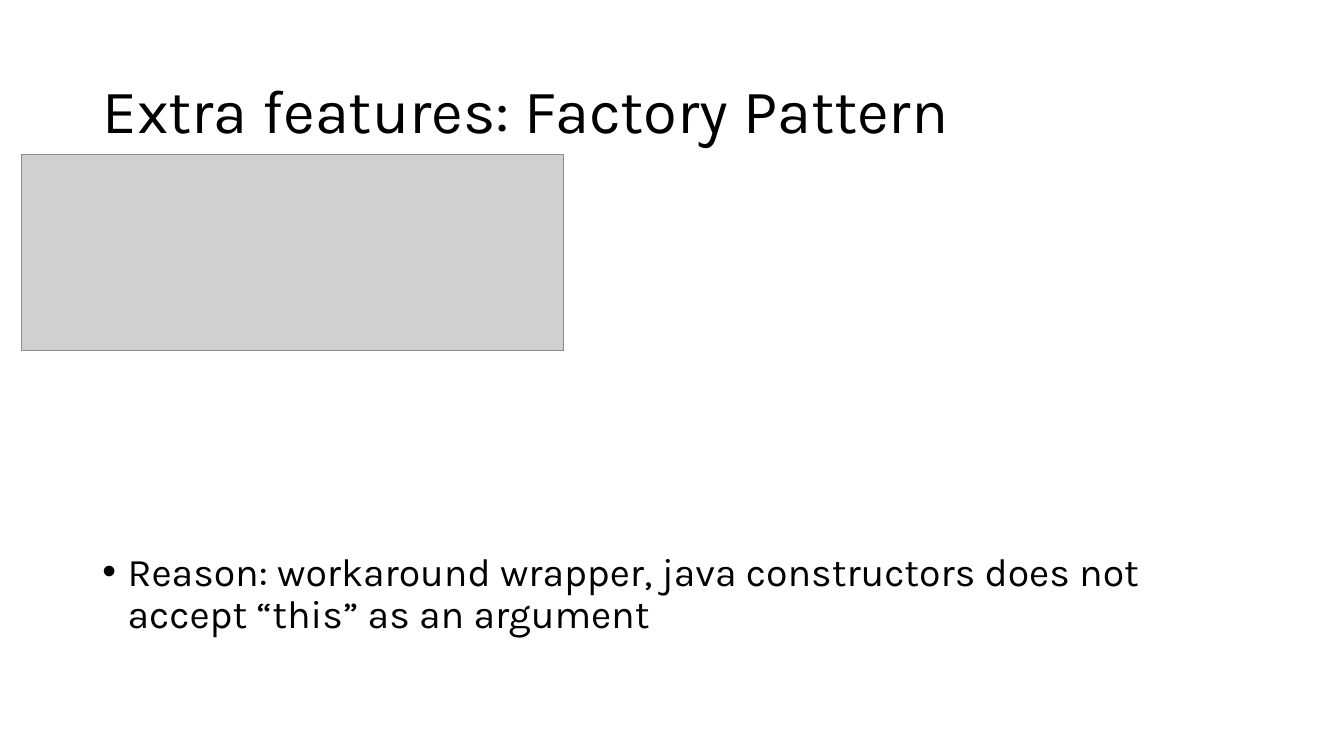
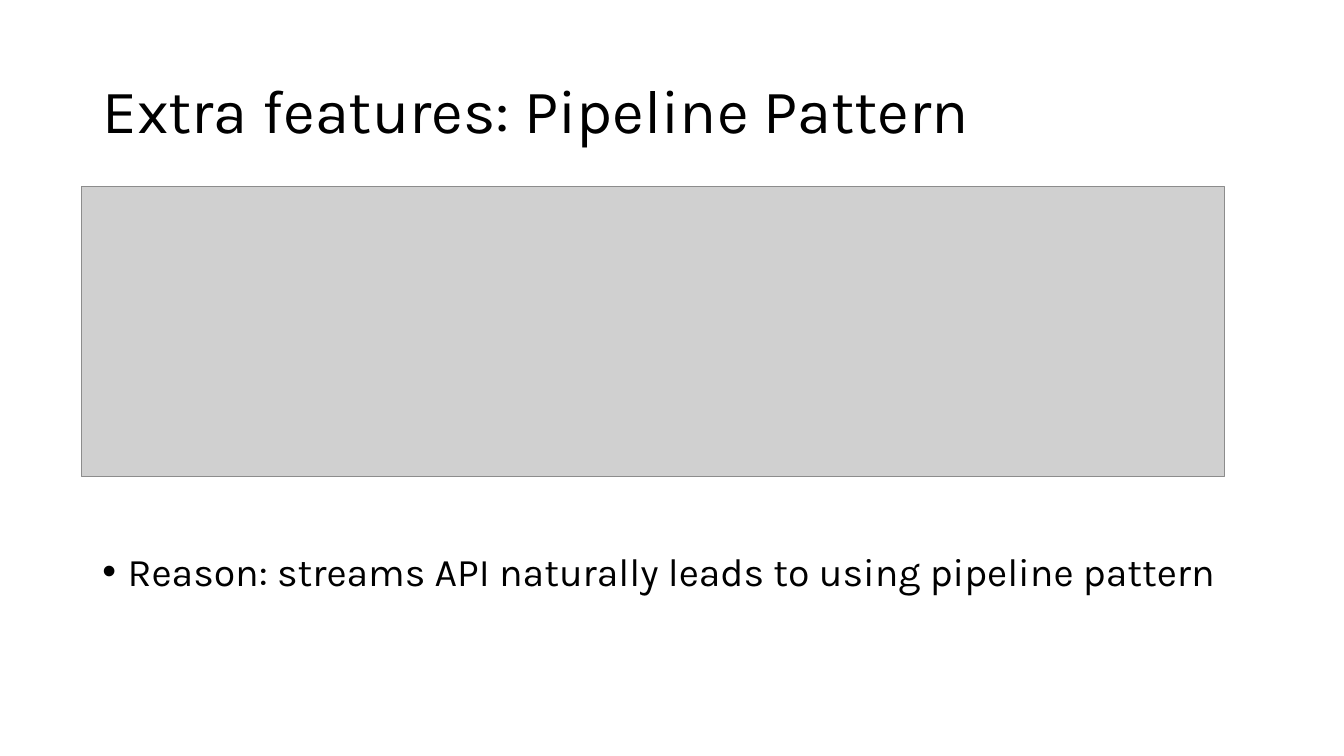
Before and after one commit to KyeYongChoo/SC2002-Group-Project, a slide deck: slide 11 of SC2002 SCE3 Grp 2.pptx. Drawn at 1344x756 pixels with LibreOffice and Linux fonts; fonts in the diff are those of the drawing; grey boxes stand for pictures. Boxes give left, top, right and bottom in pixels: in the first picture for what was removed or moved away, otherwise in the second. Text is boxed around its words. In the diff, an @@ line names an element or a change of style, - is before the commit and + after.

Commit message:
WORK IN PROGRESS: DOES NOT RUN
more progress on splitting into boundary classes

```diff
--- a/SC2002 SCE3 Grp 2.pptx
+++ b/SC2002 SCE3 Grp 2.pptx
@@ title at bbox=[102, 90, 968, 148]: text changed @@
-Extra features: Factory Pattern
+Extra features: Pipeline Pattern
@@ picture removed at bbox=[22, 155, 564, 351] @@
@@ picture added at bbox=[82, 187, 1224, 477] @@
@@ text at bbox=[128, 559, 1215, 596]: text changed @@
-• Reason: workaround wrapper, java constructors does not accept “this” as an argument
+• Reason: streams API naturally leads to using pipeline pattern
```
Also in this commit, not shown: 28 other files.
